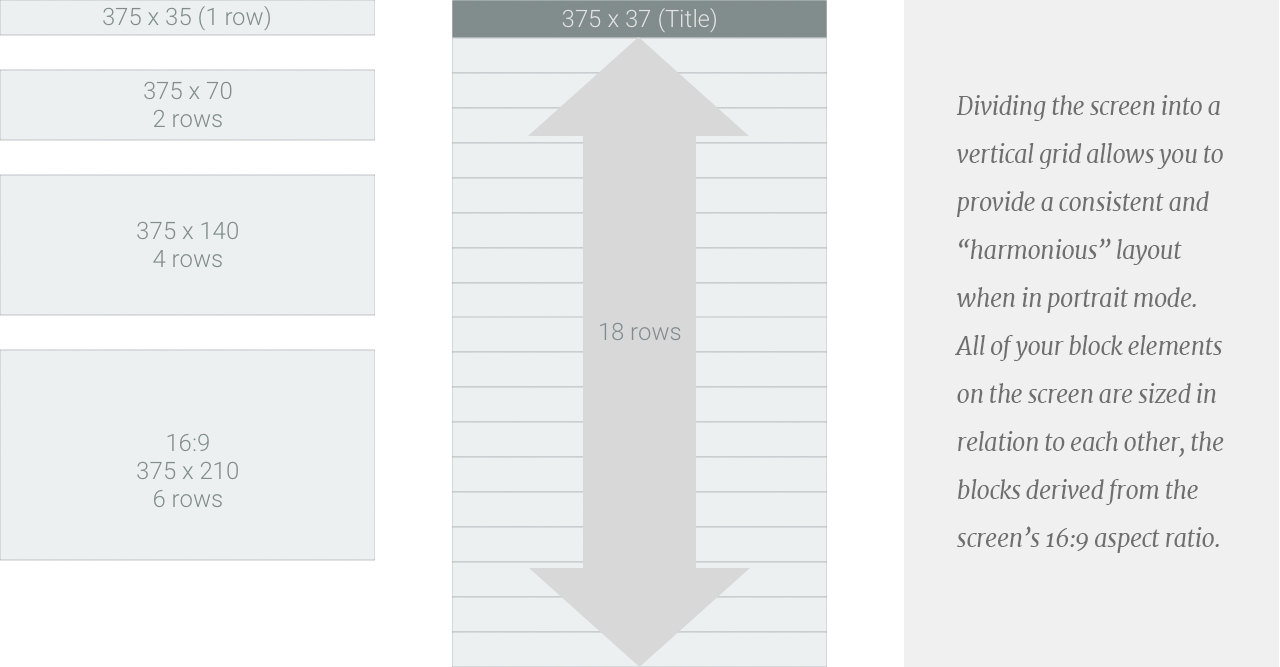
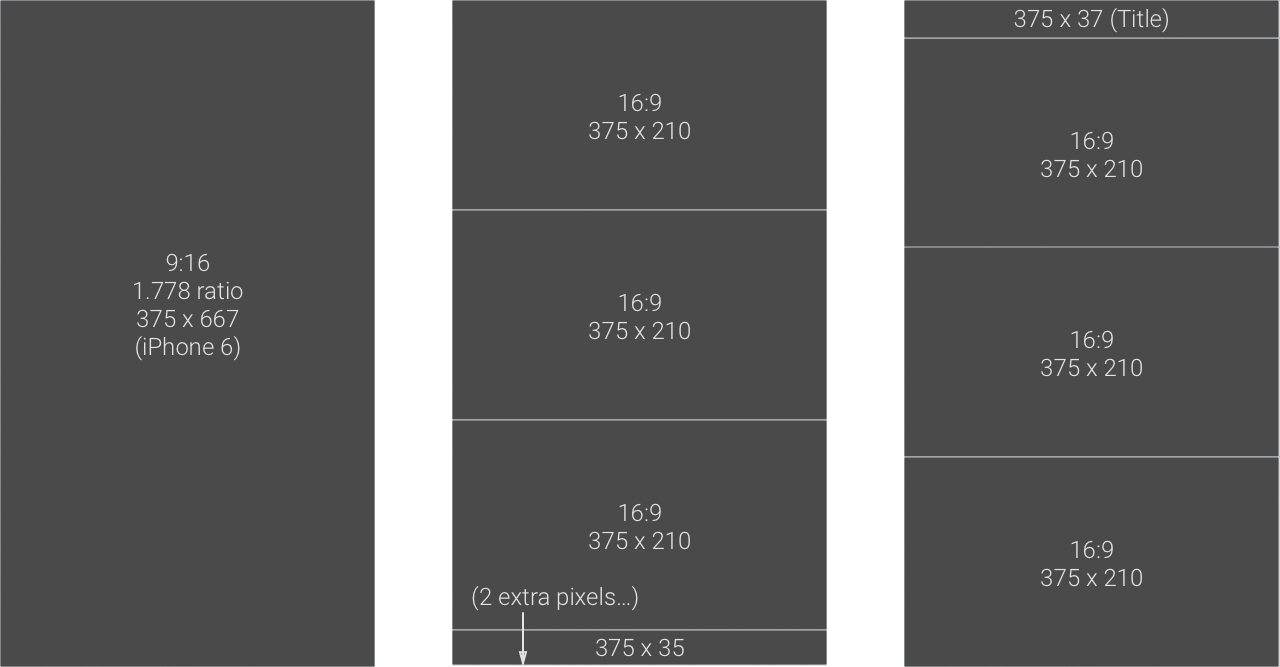
Comparing the layer stacks of the two 1280 × 667 images. Changes:
hid group "Group 2" (6 layers) over 0, 0, 1279, 667
showed group "Group 1" (6 layers) over 0, 0, 1280, 667
added layer "iPhone6-full" (1st of 2, in "Group 1") in group "Group 1" over 0, 0, 375, 667
added layer "iPhone6-169-thirds" (1st of 2, in "Group 1") in group "Group 1" over 452, 0, 827, 667
added layer "iPhone6-169-thirds-w-title" (1st of 2, in "Group 1") in group "Group 1" over 904, 0, 1279, 667
